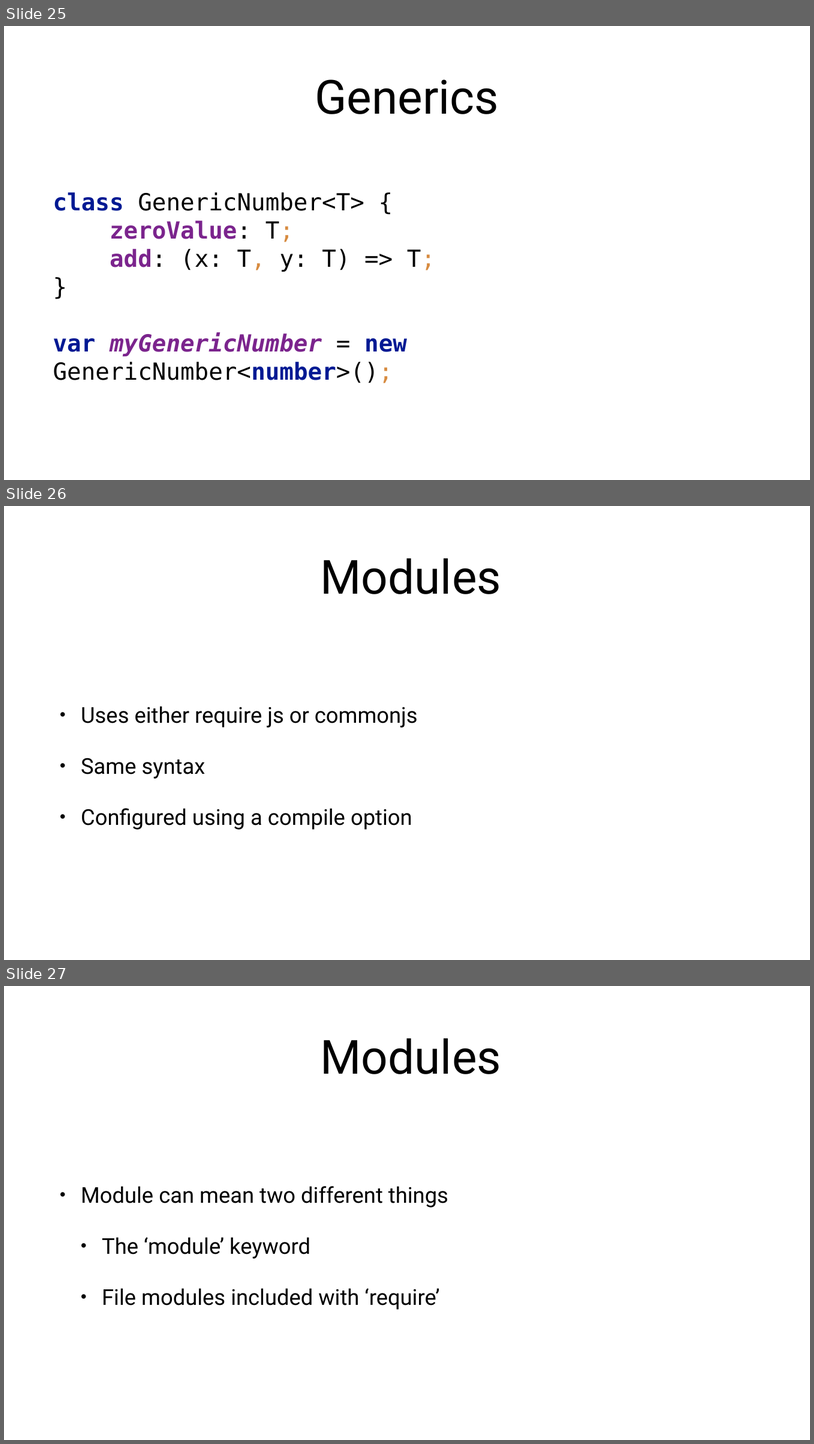
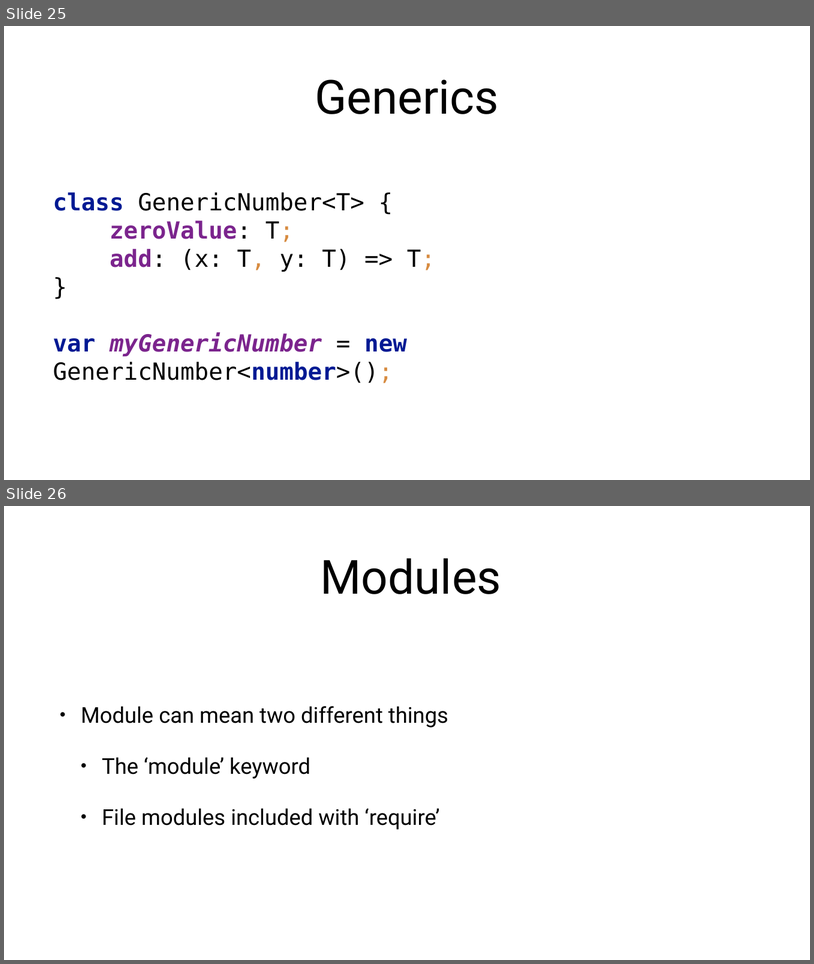
Before and after one commit to beattyml1/TypeScript-Talk, a slide deck: TypeScript Talk.pptx. Shown one above the other, each under a label of ours: slides 25, 26 and 27 before the commit, slides 25 and 26 after it. The pictures are 814x1444 and 814x964 pixels, drawn with LibreOffice and Linux fonts; fonts in the diff are those of the drawing. Boxes give left, top, right and bottom in pixels: in the first picture for what was removed or moved away, otherwise in the second. Text is boxed around its words. In the diff, an @@ line names an element or a change of style, - is before the commit and + after.

```diff
--- a/TypeScript Talk.pptx
+++ b/TypeScript Talk.pptx
@@ slide 26 removed at box(4, 506, 810, 960), background #FFFFFF @@
@@ title removed at box(320, 558, 501, 594) @@
-  Modules
@@ text removed at box(81, 706, 418, 829) @@
-• Uses either require js or commonjs
-• Same syntax
-• Configured using a compile option
@@ what was slide 27 is now slide 26 @@
```
Also in this commit, not shown: 1 slide changed, 1 other file.
